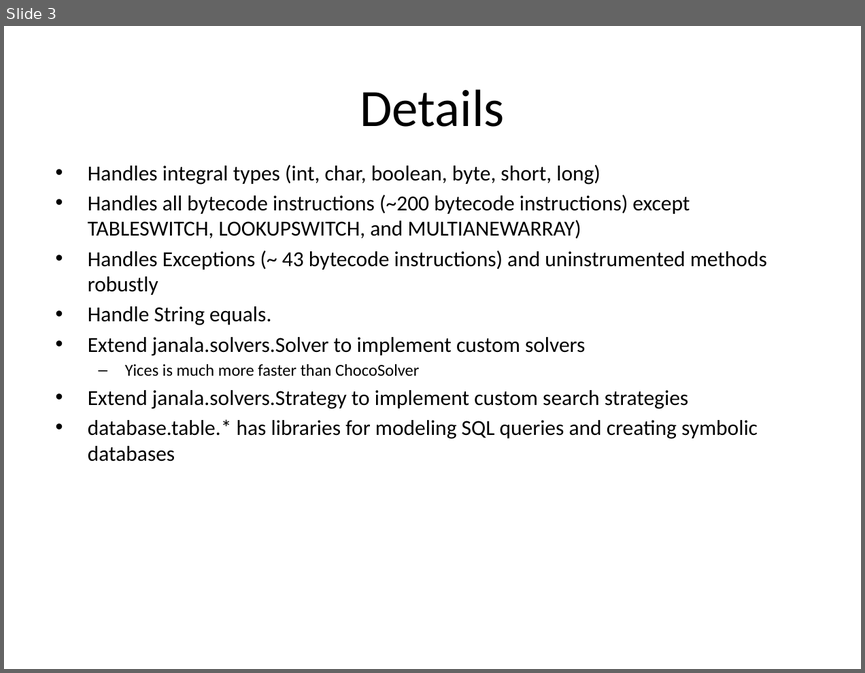
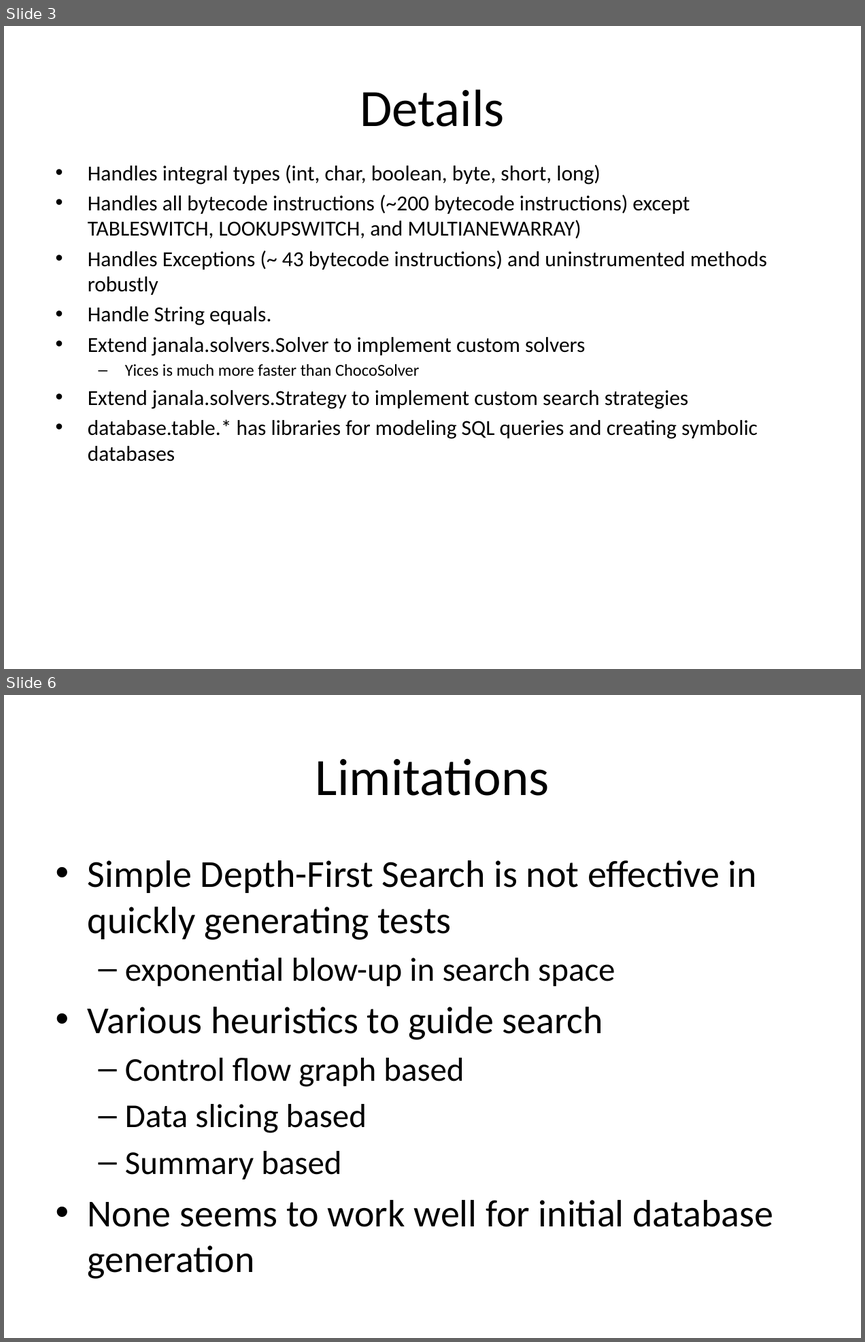
Before and after one commit to ksen007/janala2, a slide deck: janala.pptx. Shown one above the other, each under a label of ours: slide 3 before the commit, slides 3 and 6 after it; the slides between them are not shown. The pictures are 865x673 and 865x1342 pixels, drawn with LibreOffice and Linux fonts; fonts in the diff are those of the drawing. Boxes give left, top, right and bottom in pixels: in the first picture for what was removed or moved away, otherwise in the second. Text is boxed around its words. In the diff, an @@ line names an element or a change of style, - is before the commit and + after.

```diff
--- a/janala.pptx
+++ b/janala.pptx
@@ slide 6 added at (x1=4, y1=695, x2=861, y2=1338), background #FFFFFF @@
@@ title added at (x1=315, y1=758, x2=549, y2=796), 44 pt, text #000000 @@
+Limitations
@@ text added at (x1=88, y1=860, x2=773, y2=1278), 32 pt, text #000000 @@
+• Simple Depth-First Search is not effective in quickly generating tests
+  – exponential blow-up in search space
+• Various heuristics to guide search
+  – Control flow graph based
+  – Data slicing based
+  – Summary based
+• None seems to work well for initial database generation
```
Also in this commit, not shown: 9 other slides added, 2 other files.
